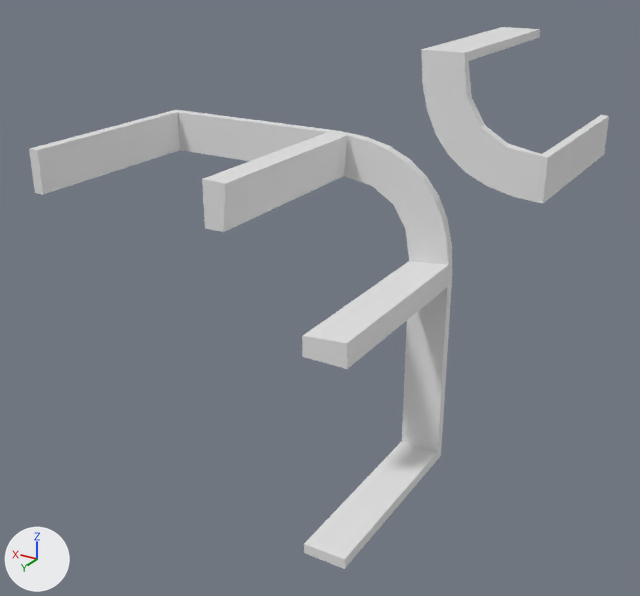
Renders of the OBJ model data/bmc/SET_4W2C/t_434.obj from each side of a commit.
The view is the same before and after, from a 50 mm lens placed at (-1.027, 1.811, 0.765), pointed at (0.02, 0.066, -0.108). Arrows for +X, +Y and +Z are at lower left; the lights stay in place. Where no turn or scale is listed for an object, it has been applied to the vertices.

In view in the first picture: 't_434'.
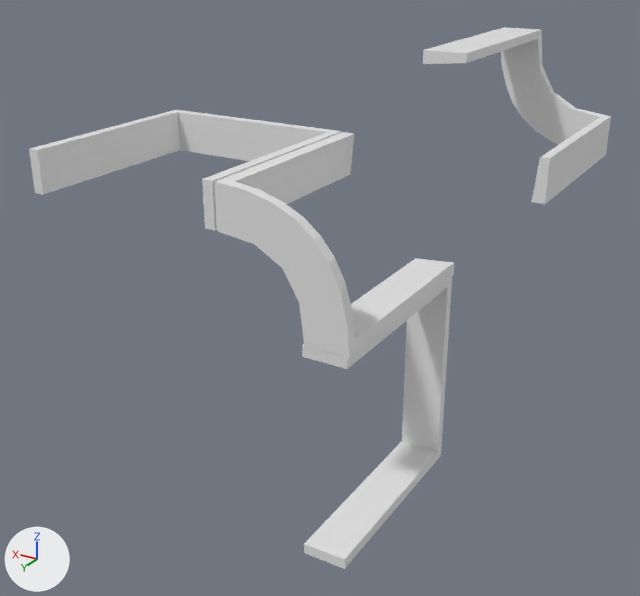
Where the change shows, as pixel boxes [x1, y1, x2, y2] in the pictures (640 x 596 px):
't_434', reshaped
    before: [29, 27, 609, 569]
    after: [29, 27, 611, 569]
part 1 of me_t_434, rebuilt
    before: [421, 27, 609, 204]
    after: [423, 27, 611, 204]
part 2 of me_t_434, added
    after: [214, 132, 454, 358]
part 3 of me_t_434, cut back
    before: [202, 131, 452, 357]
    after: [202, 131, 342, 230]

The edits, one by one:
me_t_434 is used by ob_t_434; location (0.0, 0.0, 0.0).
me_t_434 had 114 vertices, 224 faces and spanned x -0.496..0.5, y -0.5..0.5, z -0.5..0.501.
me_t_434 now has 120 vertices, 224 faces and spans x -0.5..0.5, y -0.5..0.5, z -0.5..0.5.
me_t_434 part 1: the loose piece of 44 vertices spanning x -0.496..-0.196, y -0.5..0.0, z 0.201..0.501 is rebuilt with 44 vertices and now spans x -0.5..-0.2, y -0.5..0.0, z 0.2..0.5.
me_t_434 part 2: a new loose piece of 44 vertices spanning x -0.304..-0.004, y 0.0..0.5, z -0.001..0.299.
Part 3, on me_t_434:
38 vertices are removed from x -0.299..0.0, y 0.0..0.5, z 0.0..0.3.
93 faces are deleted.
9 new faces join them.
